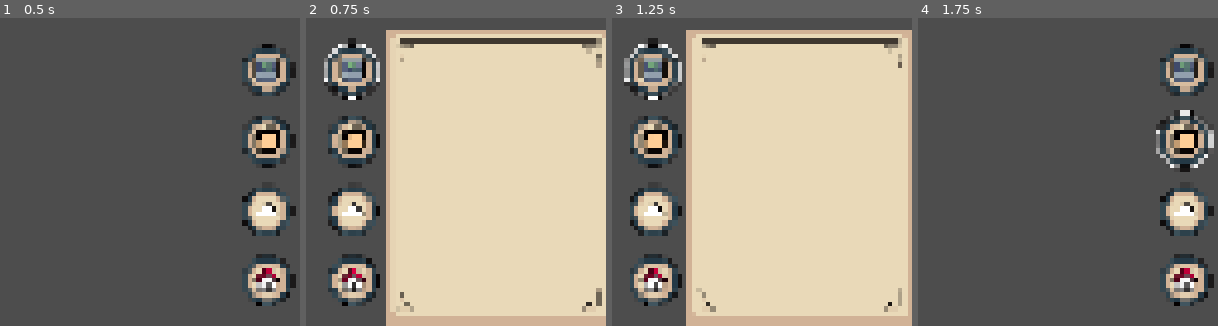
Above: before the commit, frames 1-4 (left to right).
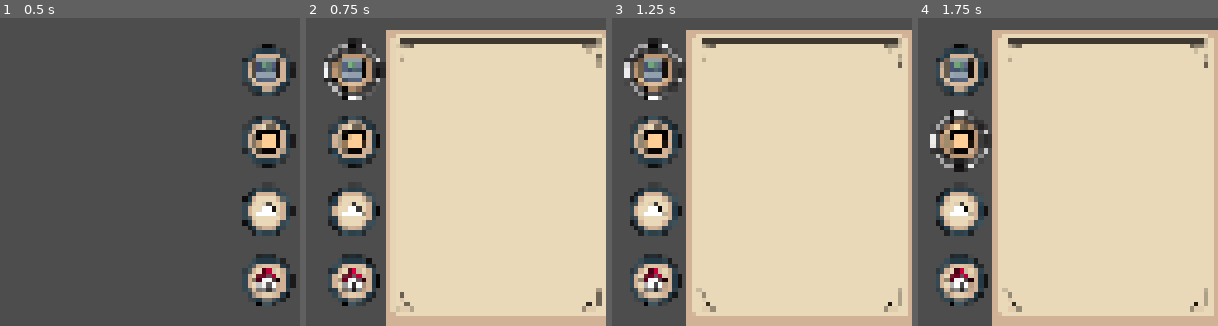
Above: after the commit, the same moments.

Repository: TenningYaya/managing-up
Game: Godot game, scene res://scenes/side_menu.tscn
Same seed, same stepped clock (60 frames per second), same inputs: the game is played once before the commit and once after it. The project has no main scene, so this scene is started directly.
Inputs (mouse positions are in pixels of both pictures, inside the frame that each line leads up to):
- Up to frame 1 (0.5 s): no input
- Up to frame 2 (0.75 s): click (573, 70) at 0.5 s
- Up to frame 3 (1.25 s): no input
- Up to frame 4 (1.75 s): click (960, 141) at 1.25 s

Frame 1 is identical in both runs. In frame 2, 1.8% of the frame differs, in the area x 6-27%, y 6-27%; in frame 3, 1.5%; in frame 4, 80%, in the area x 4-100%, y 3-100%.

Commit message:
sidebar_ui_complete

Diff:
--- a/scenes/side_menu.gd
+++ b/scenes/side_menu.gd
@@ -1,30 +1,65 @@
 extends Control
 
-var open_x = 1570  # 展开时的坐标
-var close_x = 1840 # 收起时的坐标
-var is_open = false # 记录菜单现在是开还是关
+# --- 设置参数 ---
+@export var open_x: float = 1570  # 展开时的 X 坐标
+@export var close_x: float = 1840 # 收起时的 X 坐标
 
-# 这个函数专门负责“伸缩”动画
-func toggle_menu():
-	# 切换状态
-	is_open = !is_open
+var is_open: bool = false         # 记录当前状态
+var last_clicked_button: BaseButton = null # 记录上一次点的是哪个按钮
 
-	# 修复后的逻辑：如果是 open 状态，就去 open_x；否则去 close_x
+# --- 初始化 ---
+func _ready():
+	# 游戏开始时，确保菜单在关闭位置
+	position.x = close_x
+	is_open = false
+
+# --- 按钮点击处理逻辑 ---
+func _on_general_pressed():
+	handle_tab_click($VBoxContainer/General)
+
+func _on_hire_pressed():
+	handle_tab_click($VBoxContainer/Hire)
+
+func _on_upgrades_pressed():
+	handle_tab_click($VBoxContainer/Upgrades)
+
+func _on_settings_pressed():
+	handle_tab_click($VBoxContainer/Settings)
+
+# 通用的点击处理函数
+func handle_tab_click(current_button: BaseButton):
+	if not is_open:
+		# 如果菜单是关着的，点任何按钮都打开
+		toggle_menu(true)
+		last_clicked_button = current_button
+	else:
+		# 如果菜单是开着的
+		if last_clicked_button == current_button:
+			# 如果点的是同一个按钮，就关上菜单
+			toggle_menu(false)
+			last_clicked_button = null
+			# 取消按钮的选中状态（让它弹起来）
+			current_button.button_pressed = false
+		else:
+			# 如果点的是不同的按钮，保持打开，只更新记录
+			last_clicked_button = current_button
+
+# --- 核心动画函数 ---
+func toggle_menu(should_open: bool):
+	is_open = should_open
 	var target_x = open_x if is_open else close_x
 
-	# 执行动画
 	var tween = create_tween()
 	tween.tween_property(self, "position:x", target_x, 0.3).set_trans(Tween.TRANS_QUART).set_ease(Tween.EASE_OUT)
 
-# 2. 在各个信号里“调用”它
-func _on_general_pressed():
-	toggle_menu()
-
-func _on_hire_pressed():
-	toggle_menu()
-
-func _on_upgrades_pressed():
-	toggle_menu()
-
-func _on_settings_pressed():
-	toggle_menu()
+# --- 点击外部收起逻辑 ---
+func _input(event: InputEvent):
+	# 如果玩家点了一下鼠标左键，且菜单是开着的
+	if event is InputEventMouseButton and event.pressed and is_open:
+		# 检查鼠标点击的位置是否在菜单的“全局矩形区域”之外
+		if not get_global_rect().has_point(event.global_position):
+			toggle_menu(false)
+			# 如果收起了，记得把所有按钮的按下状态清空
+			if last_clicked_button:
+				last_clicked_button.button_pressed = false
+				last_clicked_button = null
--- a/scenes/side_menu.tscn
+++ b/scenes/side_menu.tscn
@@ -18,6 +18,8 @@
 [sub_resource type="AtlasTexture" id="AtlasTexture_kxbck"]
 atlas = ExtResource("3_tae0b")
 region = Rect2(13.045013, 48.486374, 297.62228, 292.4687)
+
+[sub_resource type="ButtonGroup" id="ButtonGroup_7o1yw"]
 
 [node name="SideMenu" type="Control" unique_id=1012173253]
 layout_mode = 3
@@ -58,6 +60,8 @@
 [node name="General" type="TextureButton" parent="VBoxContainer" unique_id=929581729]
 custom_minimum_size = Vector2(80, 80)
 layout_mode = 2
+toggle_mode = true
+button_group = SubResource("ButtonGroup_7o1yw")
 texture_normal = ExtResource("4_ydyuc")
 texture_pressed = ExtResource("5_3krn0")
 texture_hover = ExtResource("6_6pbfu")
@@ -74,6 +78,8 @@
 [node name="Hire" type="TextureButton" parent="VBoxContainer" unique_id=830354154]
 custom_minimum_size = Vector2(80, 80)
 layout_mode = 2
+toggle_mode = true
+button_group = SubResource("ButtonGroup_7o1yw")
 texture_normal = ExtResource("4_ydyuc")
 texture_pressed = ExtResource("5_3krn0")
 texture_hover = ExtResource("6_6pbfu")
@@ -92,6 +98,8 @@
 [node name="Upgrades" type="TextureButton" parent="VBoxContainer" unique_id=2060125637]
 custom_minimum_size = Vector2(80, 80)
 layout_mode = 2
+toggle_mode = true
+button_group = SubResource("ButtonGroup_7o1yw")
 texture_normal = ExtResource("4_ydyuc")
 texture_pressed = ExtResource("5_3krn0")
 texture_hover = ExtResource("6_6pbfu")
@@ -110,6 +118,8 @@
 [node name="Settings" type="TextureButton" parent="VBoxContainer" unique_id=609711880]
 custom_minimum_size = Vector2(80, 80)
 layout_mode = 2
+toggle_mode = true
+button_group = SubResource("ButtonGroup_7o1yw")
 texture_normal = ExtResource("4_ydyuc")
 texture_pressed = ExtResource("5_3krn0")
 texture_hover = ExtResource("6_6pbfu")
